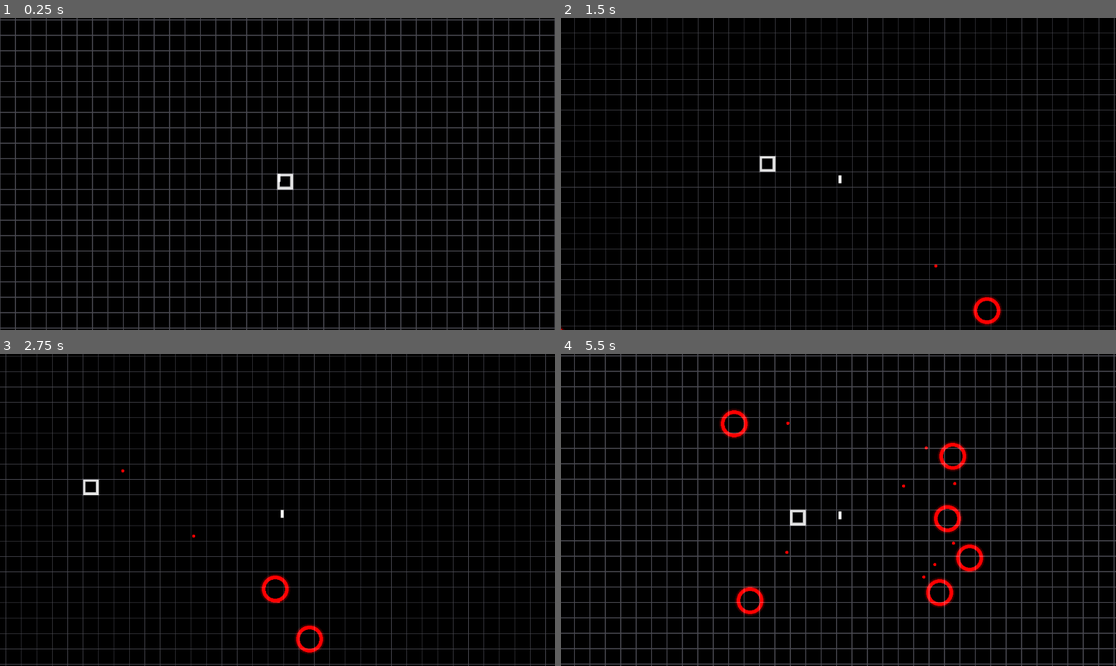
Above: before the commit, frames 1-4 (two rows, left to right).
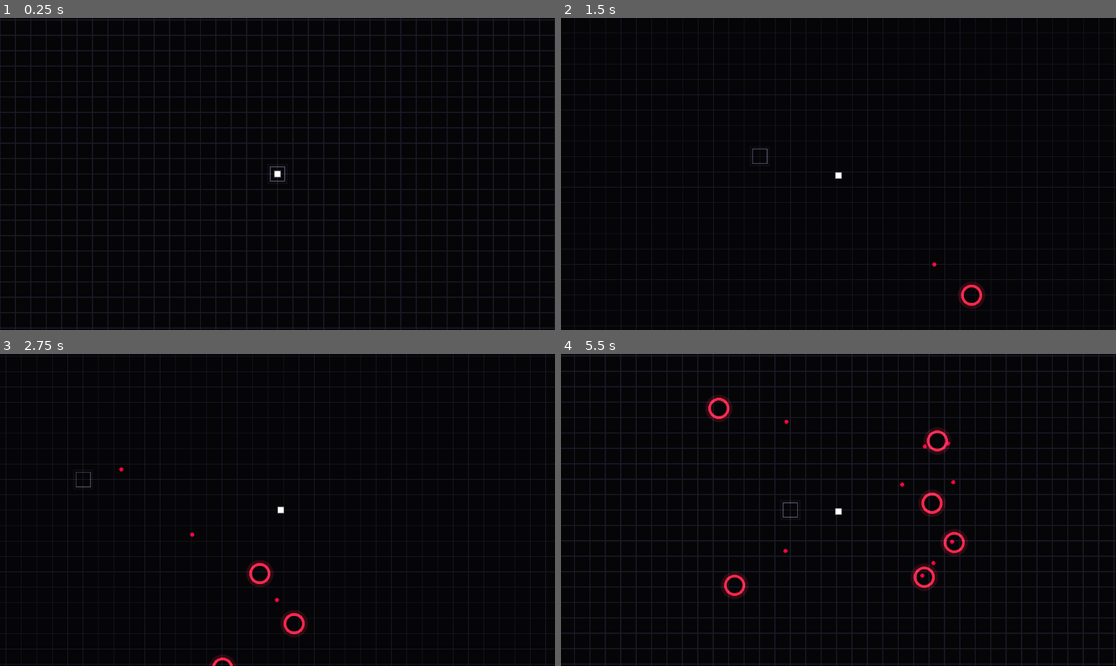
Above: after the commit, the same moments.

Repository: AnonymousXavier/ink-void
Game: Godot game, scene res://Scenes/world.tscn
The game is run twice, just before and just after one commit, with the same random seed, the same clock (stepped at 60 frames per second) and the same inputs.
Inputs (mouse positions are in pixels of both pictures, inside the frame that each line leads up to):
- Up to frame 1 (0.25 s): no input
- Up to frame 2 (1.5 s): tap Enter at 0.5 s; move the mouse to (960, 158) at 0.52 s; hold Right (right) 0.53-1.28 s; tap Space (parry) at 0.6, 1.35 s; click (960, 158) at 0.67 s; move the mouse to (727, 189) at 1.27 s; hold Down (down) from 1.28 s (still down)
- Up to frame 3 (2.75 s): move the mouse to (333, 441) at 2.02 s; release Down (down) at 2.03 s; hold Right (right) from 2.03 s (still down); tap Space (parry) at 2.1 s
- Up to frame 4 (5.5 s): move the mouse to (810, 572) at 2.77 s; release Right (right) at 2.78 s; hold Up (up) 2.78-3.53 s; tap Space (parry) every 0.75 s from 2.85 to 5.1 s; click (810, 572) at 2.92 s; move the mouse to (1005, 556) at 3.52 s; hold Left (left) 3.53-5.03 s; move the mouse to (672, 463) at 4.27 s; move the mouse to (866, 510) at 5.02 s; hold Down (down) from 5.03 s (still down); click (866, 510) at 5.17 s

The runs differ from the first frame. In frame 1, 12% of the frame differs, in the area x 0-100%, y 0-100%; in frame 2, 5.7%; in frame 3, 6.4%; in frame 4, 14%.

Commit message:
Visual Updates

Diff:
--- a/AutoLoads/Cache.gd
+++ b/AutoLoads/Cache.gd
@@ -8,13 +8,25 @@
 
 func _ready() -> void:
 	render_info = {
-		# ENEMY
-		Enums.ENTITY_TYPES.NORMAL_ENEMY: ImageGenerator.create_render_profile(Enums.SHAPE_TYPES.CIRCLE, 8, Color.RED, Constants.TILE_SIZE, Constants.TILE_SIZE, true),
-		# PROJECTILES
-		Enums.ENTITY_TYPES.BULLET: ImageGenerator.create_render_profile(Enums.SHAPE_TYPES.CIRCLE, 0, Color.RED, Constants.TILE_SIZE * 0.1, Constants.TILE_SIZE * 0.1, false),
+		# ENEMY: Hollow, aggressive neon crimson. Scaled to 0.8 so clustered swarms don't perfectly overlap into a single blob.
+		Enums.ENTITY_TYPES.NORMAL_ENEMY: ImageGenerator.create_render_profile(
+			Enums.SHAPE_TYPES.CIRCLE, 6, Color("ff2244"), Constants.TILE_SIZE * 0.8, Constants.TILE_SIZE * 0.8, true
+		),
+
+		# PROJECTILES: Filled, hyper-visible. Slightly larger than before (0.15) for fairness in dodging.
+		Enums.ENTITY_TYPES.BULLET: ImageGenerator.create_render_profile(
+			Enums.SHAPE_TYPES.CIRCLE, 0, Color("ff0033"), Constants.TILE_SIZE * 0.15, Constants.TILE_SIZE * 0.15, false
+		),
+
+		# PLAYER: Pure white, filled. A symmetrical 0.4 square (approx 25x25 px) for a perfectly predictable dodge hitbox.
+		Enums.ENTITY_TYPES.PLAYER: ImageGenerator.create_render_profile(
+			Enums.SHAPE_TYPES.SQUARE, 0, Color.WHITE, Constants.TILE_SIZE * 0.4, Constants.TILE_SIZE * 0.4, false
+		),
+
 		# UI
-		Enums.ENTITY_TYPES.CELL_HOVER_OVERLAY: ImageGenerator.create_render_profile(Enums.SHAPE_TYPES.SQUARE, 11, Color.GRAY, Constants.TILE_SIZE, Constants.TILE_SIZE, true),
-		Enums.ENTITY_TYPES.PLAYER: ImageGenerator.create_render_profile(Enums.SHAPE_TYPES.RECTANGLE, 0, Color.WHITE, Constants.TILE_SIZE * 0.2, Constants.TILE_SIZE * 0.5,  false)
+		Enums.ENTITY_TYPES.CELL_HOVER_OVERLAY: ImageGenerator.create_render_profile(
+			Enums.SHAPE_TYPES.SQUARE, 4, Color("444455"), Constants.TILE_SIZE, Constants.TILE_SIZE, true
+		)
 	}
 	textures_dict = {
 		Enums.ENTITY_TYPES.NORMAL_ENEMY: await ImageGenerator.generate_texture_for(render_info[Enums.ENTITY_TYPES.NORMAL_ENEMY]),
--- a/Systems/count_down_system.gd
+++ b/Systems/count_down_system.gd
@@ -2,11 +2,14 @@
 class_name CountDownSystem
 
 func update(delta: float) -> void:
+	# Grab the scaled delta so timers freeze when the engine freezes!
+	var scaled_delta = delta * SceneInstances.time_scale
+
 	for timer_id in SceneInstances.entity_manager.countdown_components:
 		var countdown_data: CountDownData = SceneInstances.entity_manager.countdown_components[timer_id]
 
 		if countdown_data.started: # Isnt Idle
-			countdown_data.time_left -= delta
+			countdown_data.time_left -= scaled_delta # <--- Applied here
 
 			if countdown_data.time_left <= 0.0:
 				countdown_data.started = false
--- a/Systems/impact_system.gd
+++ b/Systems/impact_system.gd
@@ -27,12 +27,15 @@
 				# --- COLLISION DETECTED ---
 				if player_parry.current_state == ParryData.State.PARRYING:
 					# 1. THE CATCH IS SUCCESSFUL
-					SceneInstances.time_scale = 0.0 # DEAD STOP EVERYTHING
+					SceneInstances.time_scale = 0.1 # DEAD STOP EVERYTHING
 					player_parry.current_state = ParryData.State.FROZEN_AIMING
 					player_parry.hijacked_bullet_id = bullet_id
 
 					# Snap the bullet perfectly to the player's center for visual feedback
 					bullet_transform.position = player_transform.position
+					var bullet_velocity_data = SceneInstances.entity_manager.velocity_components.get(bullet_id)
+					if bullet_velocity_data:
+						bullet_velocity_data.speed = 0.0
 
 					print("CATCH SUCCESSFUL! TIME FROZEN!")
 					break # Break out because we only want to catch ONE bullet per frame
--- a/Systems/modulo_background.tscn
+++ b/Systems/modulo_background.tscn
@@ -10,8 +10,8 @@
 shader_parameter/screen_center = Vector2(576, 324)
 shader_parameter/border_size = 1.5
 shader_parameter/draw_border = true
-shader_parameter/background_color = Color(0, 0, 0, 1)
-shader_parameter/border_color = Color(0, 0, 2.4822042, 0.03137255)
+shader_parameter/background_color = Color(0.019607844, 0.019607844, 0.03137255, 1)
+shader_parameter/border_color = Color(0.10980392, 0.10980392, 0.15686275, 1)
 shader_parameter/bloom_intensity = 1.0
 
 [node name="BG" type="ColorRect" unique_id=459772523]
--- a/Systems/rendering_system.gd
+++ b/Systems/rendering_system.gd
@@ -3,8 +3,6 @@
 
 var screen_center: Vector2
 var has_spawned_overlay: bool
-
-
 
 func _process(_delta: float) -> void:
 	if not has_spawned_overlay and Cache.is_ready:
@@ -34,26 +32,22 @@
 		var transform_data = SceneInstances.entity_manager.transform_components[entity_id]
 
 		var texture: Texture2D = render_data.texture
-			# 1. Calculate true world distance, then scale it by zoom
+
+		# 1. Calculate true world distance, then scale it by zoom
 		var distance_from_cam = (transform_data.position - camera_pos) * zoom
+		var final_screen_pos = screen_center + distance_from_cam
 
-			# 2. Lock it to the center of the physical screen
-		var final_screen_pos = screen_center + distance_from_cam
-		var offset = Vector2.ZERO
+		# 2. THE SECRET MATH: Offset by negative half the size to draw perfectly from the center
+		var offset = -texture.get_size() / 2.0
 		var core_scale = render_data.rendering_scale * zoom
-		var bloom_scale = core_scale * 1.125
 
-		# pull the bloom backward so its center perfectly aligns with the core's center
-		var scale_difference = 1.125 - 1.0 # 12.5% larger
-		var center_of_texture = offset + (texture.get_size() / 2.0)
-		var bloom_shift = center_of_texture * core_scale * scale_difference
+		# Optional: Check if entity has FlashData here to override color!
+		var draw_color = Color.WHITE
 
-		var bloom_screen_pos = final_screen_pos - bloom_shift
+		# 3. Draw Bloom (Scales perfectly from center!)
+		draw_set_transform(final_screen_pos, transform_data.rotation, core_scale * 1.3)
+		draw_texture(texture, offset, Color(draw_color.r, draw_color.g, draw_color.b, 0.15))
 
-		# Draw Bloom (Shifted backward, scaled up)
-		draw_set_transform(bloom_screen_pos, transform_data.rotation, bloom_scale)
-		draw_texture(texture, offset, Color(1, 1, 1, 0.2))
-
-		# Draw Core (Normal position, normal scale)
+		# 4. Draw Core
 		draw_set_transform(final_screen_pos, transform_data.rotation, core_scale)
-		draw_texture(texture, offset)
+		draw_texture(texture, offset, draw_color)
